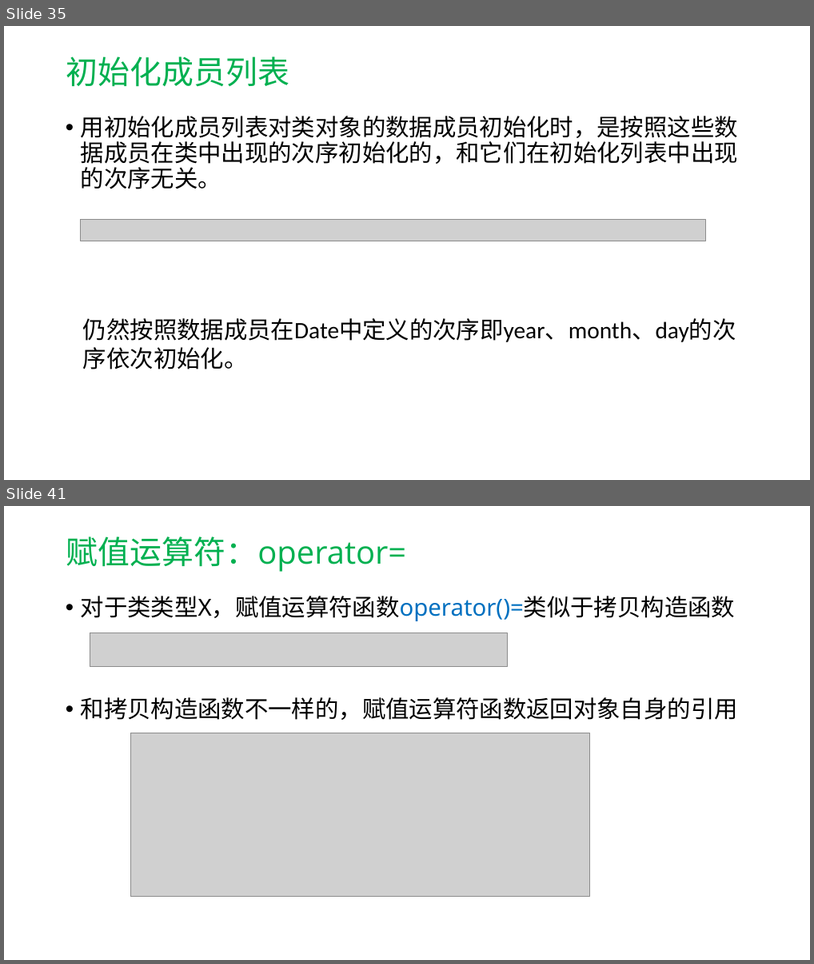
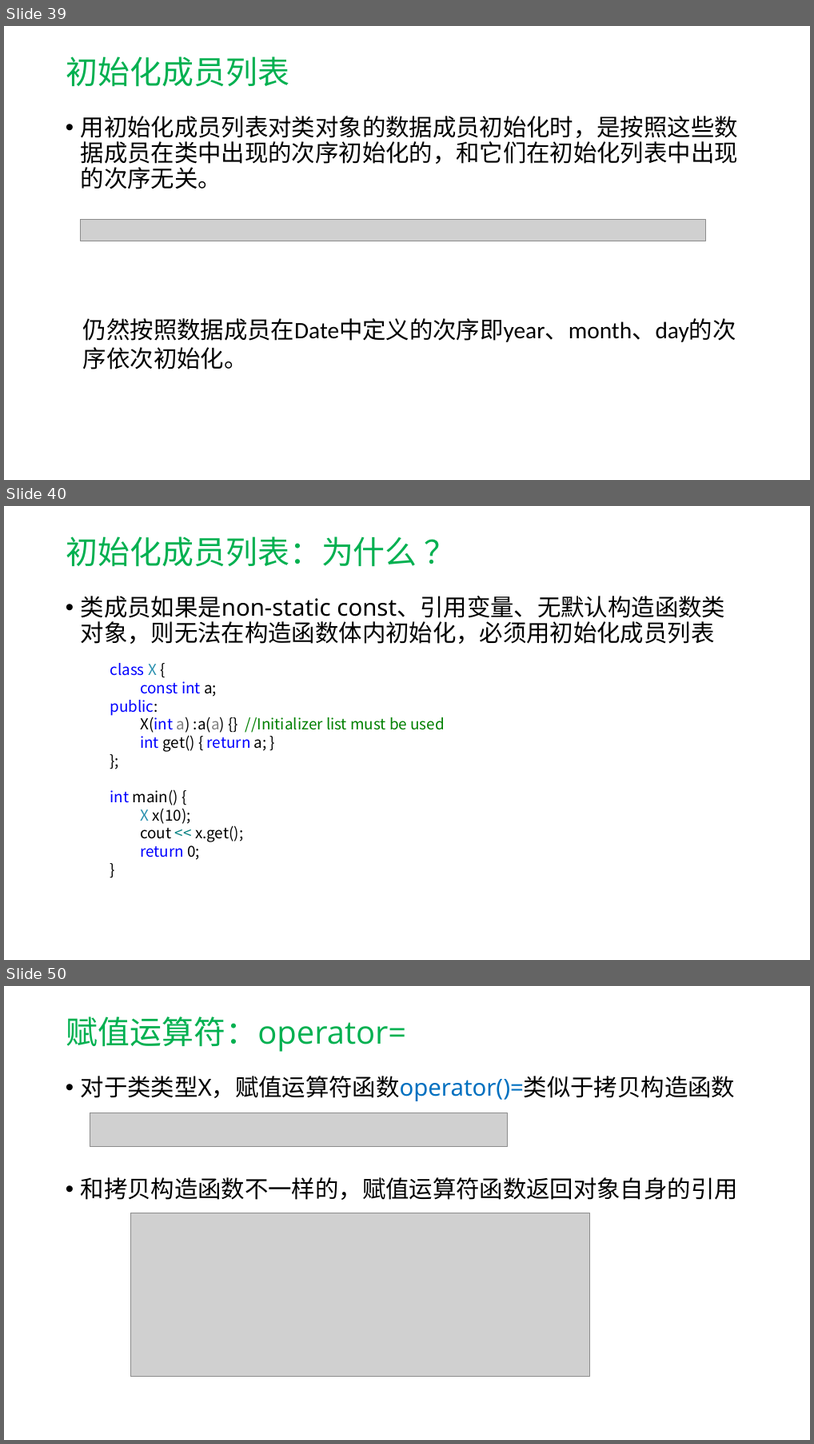
Before and after one commit to hwdong-net/cplusplus17, a slide deck: ppt/第7章 类和对象.pptx. Shown one above the other, each under a label of ours: slides 35 and 41 before the commit, slides 39, 40 and 50 after it; the slides between them are not shown. The pictures are 814x964 and 814x1444 pixels, drawn with LibreOffice and Linux fonts; fonts in the diff are those of the drawing; grey boxes stand for pictures. Boxes give left, top, right and bottom in pixels: in the first picture for what was removed or moved away, otherwise in the second. Text is boxed around its words. In the diff, an @@ line names an element or a change of style, - is before the commit and + after.

```diff
--- a/ppt/第7章 类和对象.pptx
+++ b/ppt/第7章 类和对象.pptx
@@ slide 40 added at box(4, 506, 810, 960), background #FFFFFF @@
@@ title added at box(66, 536, 418, 567), 38 pt, text #00B050 @@
+初始化成员列表：为什么 ？
@@ text added at box(81, 596, 726, 644), 28 pt, text #000000 @@
+• 类成员如果是non-static const、引用变量、无默认构造函数类对象，则无法在构造函数体内初始化，必须用初始化成员列表
@@ text added at box(110, 663, 445, 860), 18 pt, text #000000 @@
+class X {
+  const int a;
+public:
+  X(int a) :a(a) {} //Initializer list must be used
+  int get() { return a; }
+};
+int main() {
+  X x(10);
+  cout << x.get();
+  return 0;
+}
@@ what was slide 35 is now slide 39 @@
@@ what was slide 41 is now slide 50 @@
```
Also in this commit, not shown: 17 slides changed, 8 other slides added.
